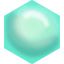
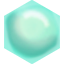
Layered file, before and after one edit (w=64, h=64). Changes by layer:
painted on "Layer 1" over [4, 0, 60, 64]
